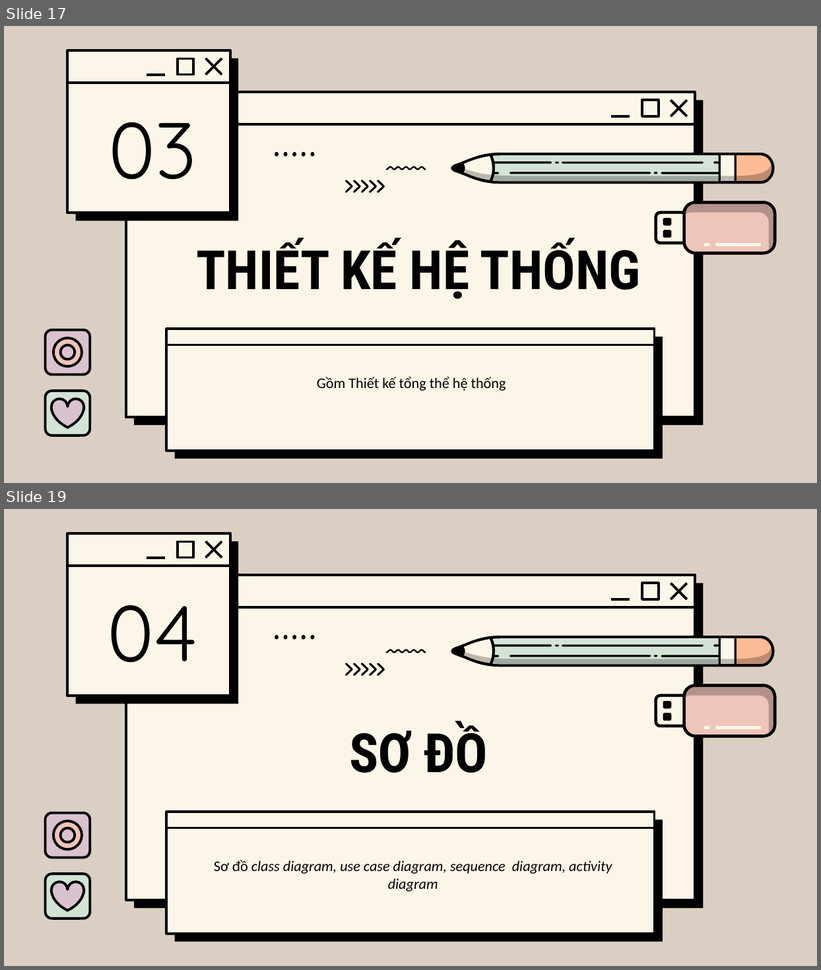
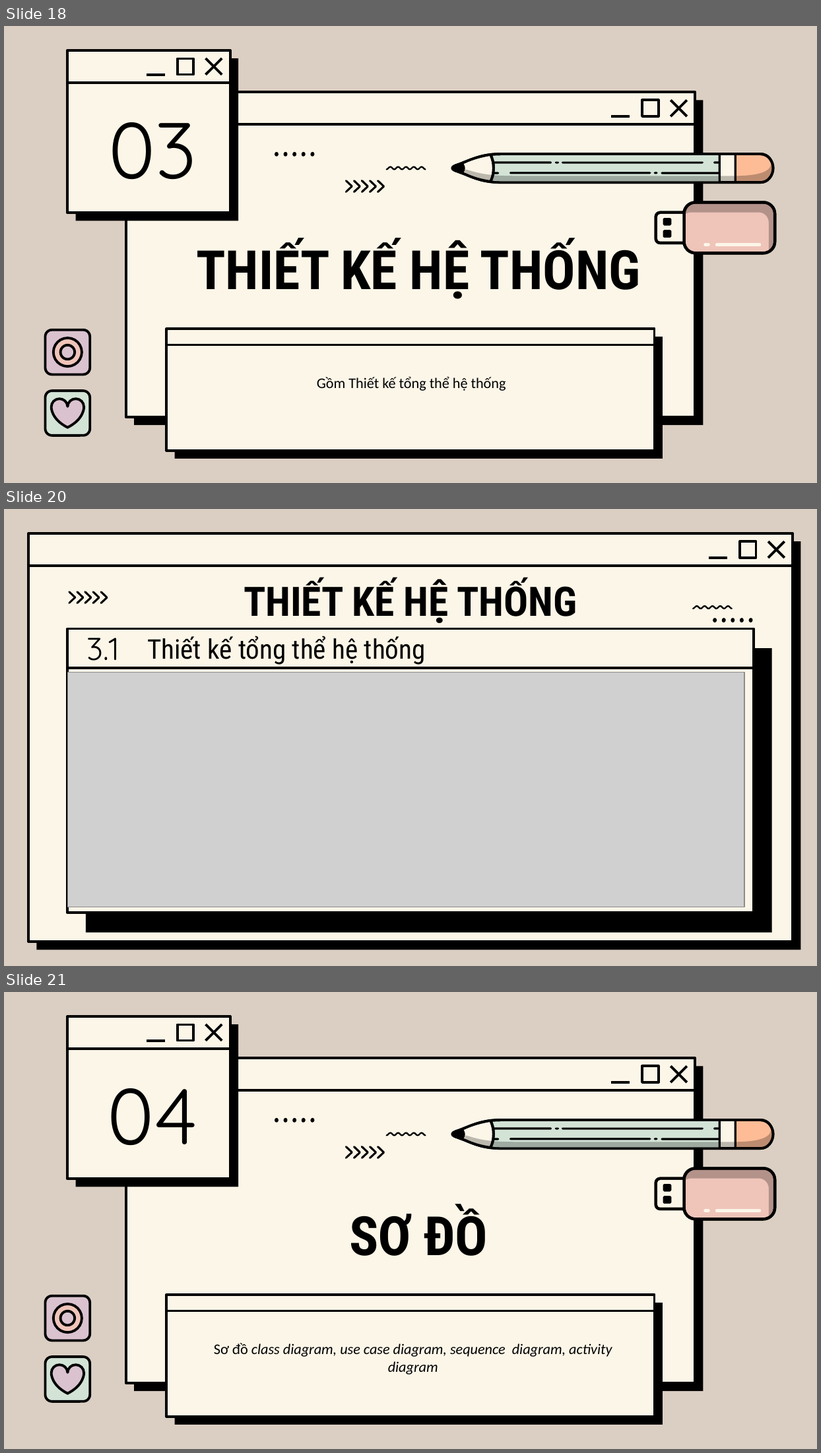
Before and after one commit to Manhwa-Academy/trailer, a slide deck: baocao/báo cáo.pptx. Shown one above the other, each under a label of ours: slides 17 and 19 before the commit, slides 18, 20 and 21 after it; the slides between them are not shown. The pictures are 821x970 and 821x1453 pixels, drawn with LibreOffice and Linux fonts; fonts in the diff are those of the drawing; grey boxes stand for pictures; background and template pictures are left out. Boxes give left, top, right and bottom in pixels: in the first picture for what was removed or moved away, otherwise in the second. Text is boxed around its words. In the diff, an @@ line names an element or a change of style, - is before the commit and + after.

```diff
--- a/baocao/báo cáo.pptx
+++ b/baocao/báo cáo.pptx
@@ slide 20 added at [4, 509, 817, 966], background #DBCFC3 @@
@@ group added at [28, 533, 801, 951]: 4 lines, 2 rounded rectangles, 1 rectangle @@
@@ title added at [244, 579, 577, 623], 36 pt, text #000000, bold @@
+THIẾT KẾ HỆ THỐNG
@@ freeform shape added at [67, 590, 108, 605], fill #000000 @@
@@ freeform shape added at [692, 605, 733, 610], fill #000000 @@
@@ freeform shape added at [713, 618, 754, 624], fill #000000 @@
@@ rounded rectangle added at [67, 628, 754, 913], fill #FCF6E8, outline #000000 2.25 pt @@
@@ text added at [86, 628, 119, 669], 28 pt, text #000000 @@
+3.1
@@ text added at [147, 636, 426, 665], 24 pt, text #000000 @@
+Thiết kế tổng thể hệ thống
@@ rounded rectangle added at [86, 648, 772, 933], fill #000000 @@
@@ line added from (67, 668) to (754, 668), #000000 2.25 pt @@
@@ picture added at [67, 673, 744, 908] @@
@@ what was slide 17 is now slide 18 @@
@@ what was slide 19 is now slide 21 @@
```
Also in this commit, not shown: 2 slides changed, 1 other slide added, 36 other files.
